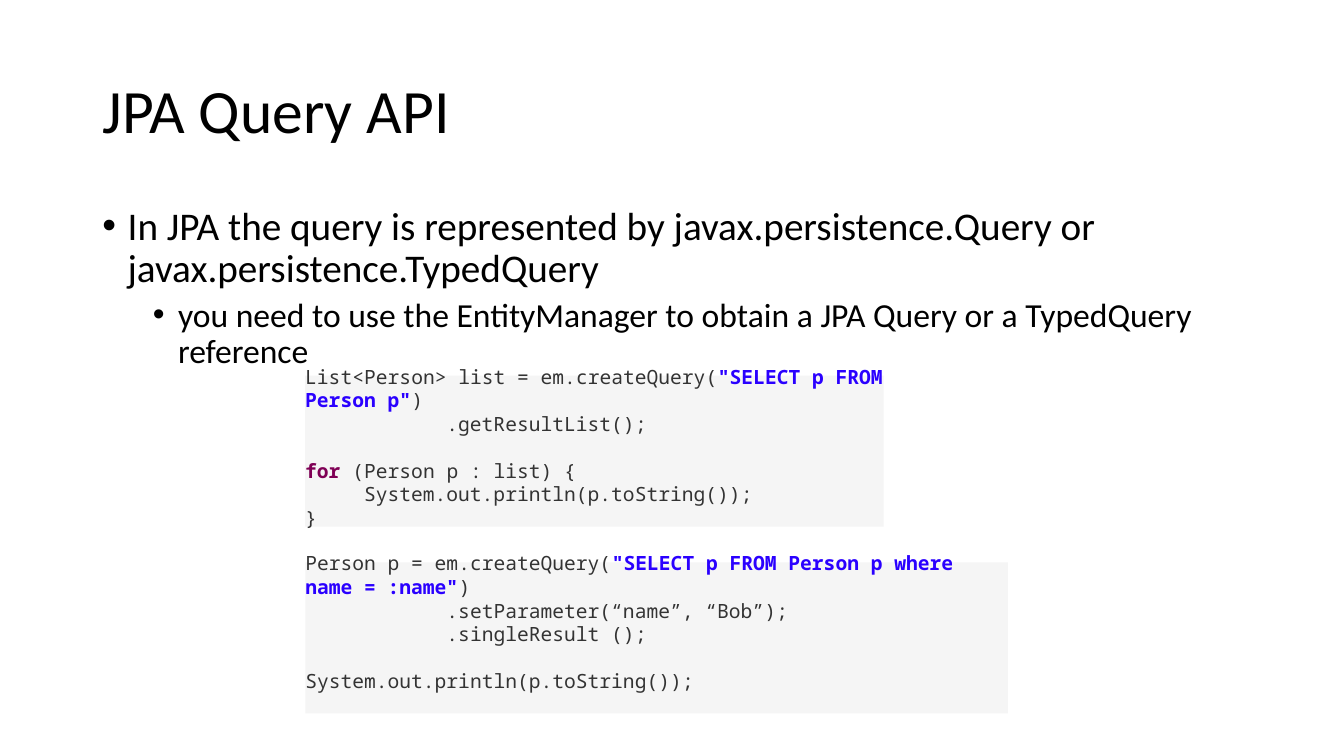
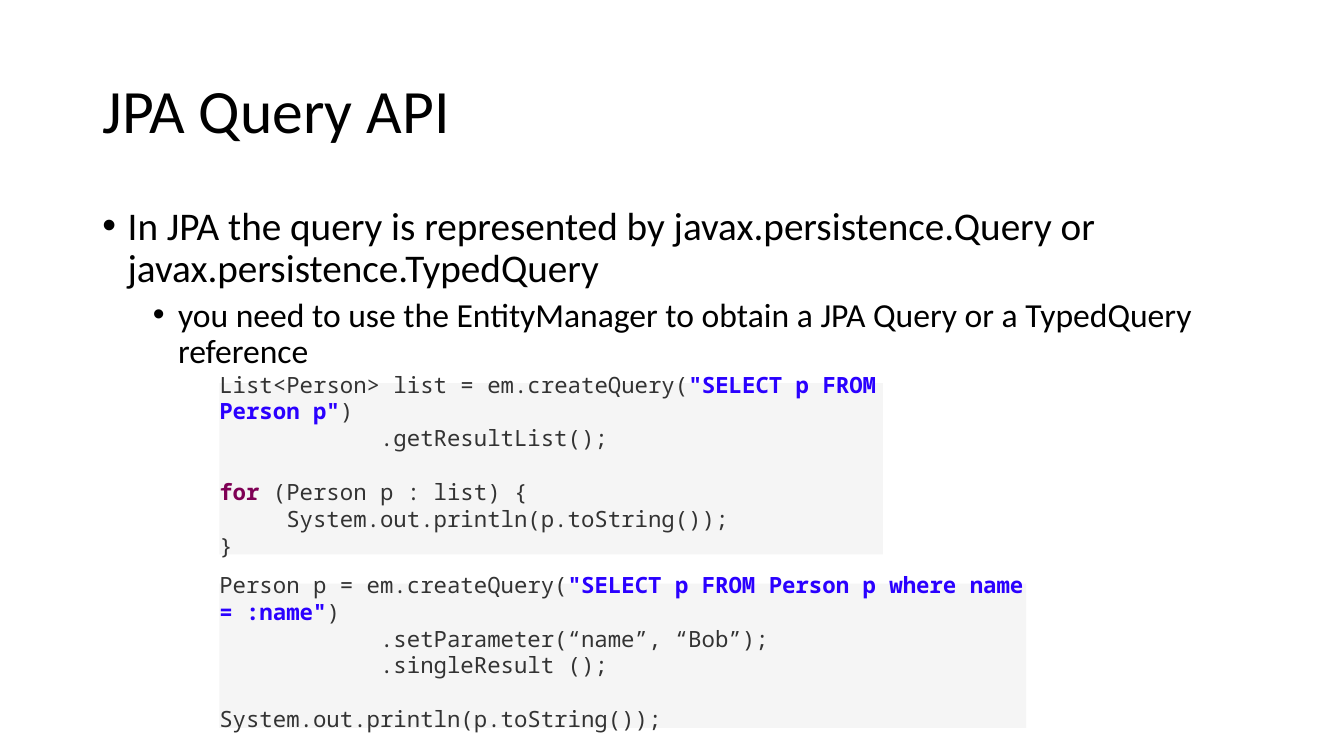
Before and after one commit to lawren43/mytest-repo, a slide deck: slide 14 of test-springmvc/doc/2.JPA Programming.pptx (slide 16 before the commit). Drawn at 1344x756 pixels with LibreOffice and Linux fonts; fonts in the diff are those of the drawing. Boxes give left, top, right and bottom in pixels: in the first picture for what was removed or moved away, otherwise in the second. Text is boxed around its words. In the diff, an @@ line names an element or a change of style, - is before the commit and + after.

```diff
--- a/test-springmvc/doc/2.JPA Programming.pptx
+++ b/test-springmvc/doc/2.JPA Programming.pptx
@@ rectangle "List<Person> list = em.createQuery("SELECT p ..." at [220,383,883,555]: size 14 to 16 pt @@
@@ rectangle "List<Person> list = em.createQuery("SELECT p ...": place and size @@
-rectangle "List<Person> list = em.createQuery("SELECT p ..." at [306,376,884,527]
+rectangle "List<Person> list = em.createQuery("SELECT p ..." at [220,383,883,555]
@@ rectangle "Person p = em.createQuery("SELECT p ...": place and size @@
-rectangle "Person p = em.createQuery("SELECT p ..." at [306,563,1008,714]
+rectangle "Person p = em.createQuery("SELECT p ..." at [220,584,1026,728]
@@ rectangle "Person p = em.createQuery("SELECT p ..." at [220,584,1026,728]: size 14 to 16 pt @@
```
Also in this commit, not shown: 5 other slides changed, 5 slides added, 5 slides removed, 8 other files.
